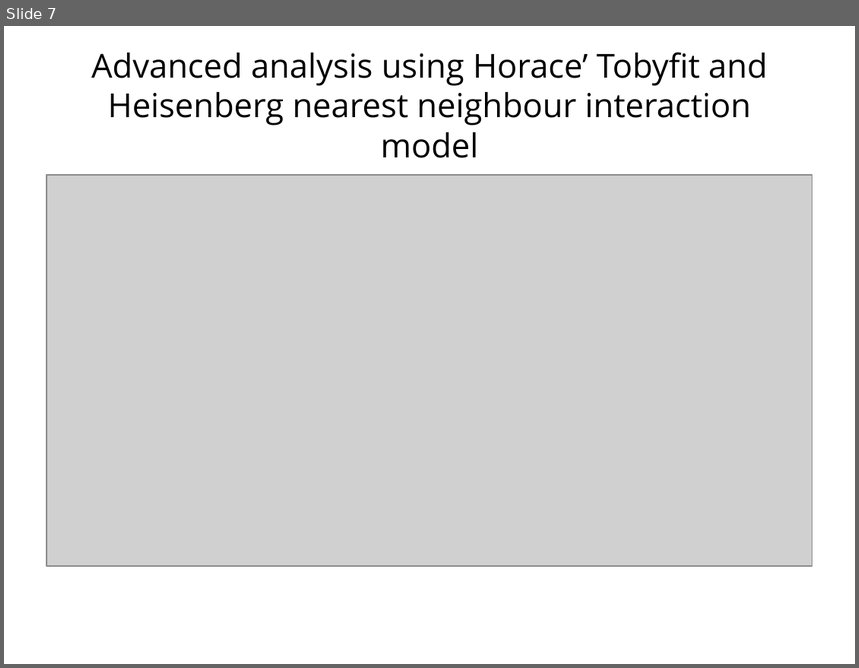
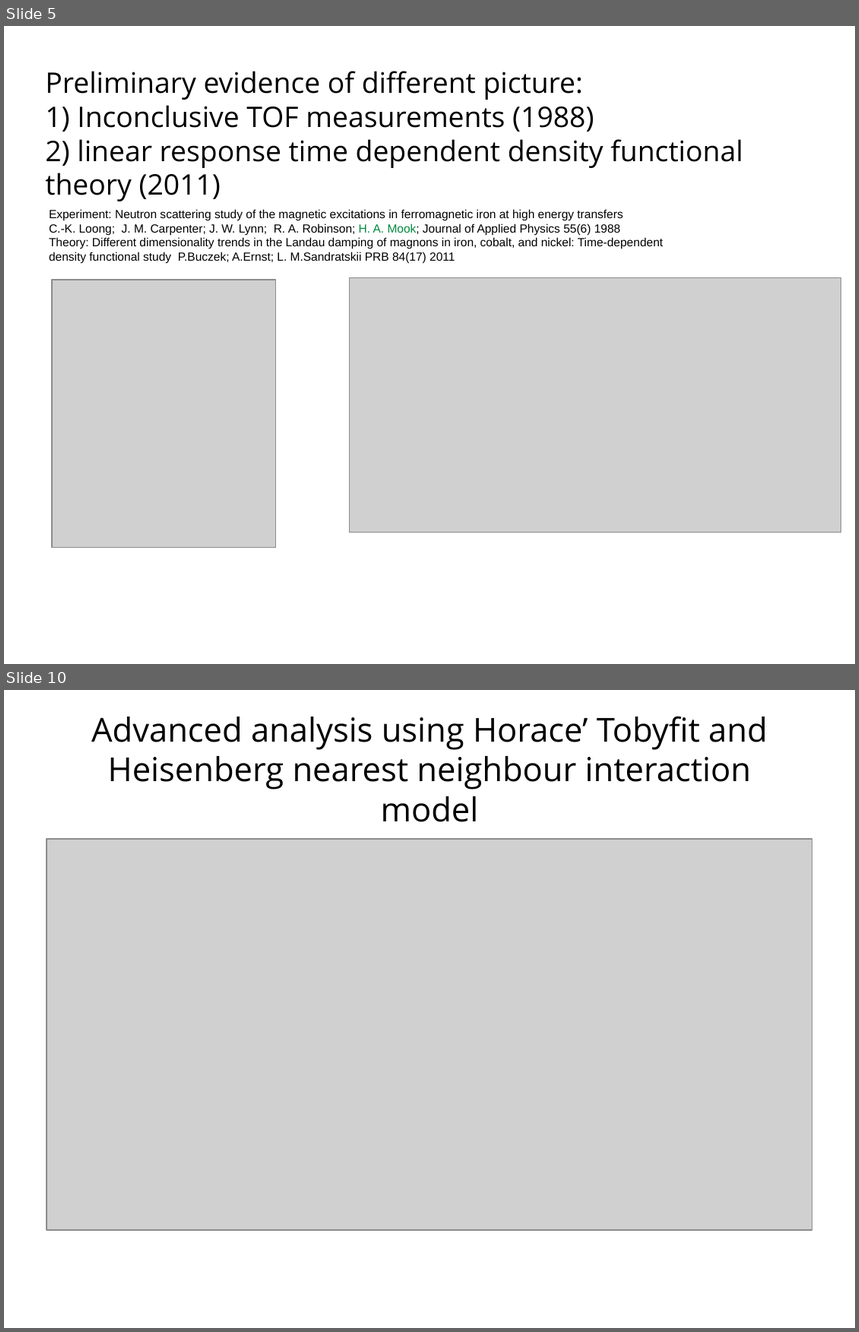
Before and after one commit to abuts/Fe, a slide deck: June2017/Icns2017/ICNS2017.ppt. Shown one above the other, each under a label of ours: slide 7 before the commit, slides 5 and 10 after it; the slides between them are not shown. The pictures are 859x668 and 859x1332 pixels, drawn with LibreOffice and Linux fonts; fonts in the diff are those of the drawing; grey boxes stand for pictures; background and template pictures are left out. Boxes give left, top, right and bottom in pixels: in the first picture for what was removed or moved away, otherwise in the second. Text is boxed around its words. In the diff, an @@ line names an element or a change of style, - is before the commit and + after.

```diff
--- a/June2017/Icns2017/ICNS2017.ppt
+++ b/June2017/Icns2017/ICNS2017.ppt
@@ slide 5 added at (4,26,855,664), background #FFFFFF @@
@@ title added at (45,71,743,202), 24 pt, text #000000 @@
+Preliminary evidence of different picture:
+1) Inconclusive TOF measurements (1988)
+2) linear response time dependent density functional theory (2011)
@@ text added at (49,209,663,263), 10 pt, text #000000 @@
+Experiment: Neutron scattering study of the magnetic excitations in ferromagnetic iron at high energy transfers
+C.-K. Loong; J. M. Carpenter; J. W. Lynn; R. A. Robinson; H. A. Mook; Journal of Applied Physics 55(6) 1988
+Theory: Different dimensionality trends in the Landau damping of magnons in iron, cobalt, and nickel: Time-dependent density functional study P.Buczek; A.Ernst; L. M.Sandratskii PRB 84(17) 2011
@@ picture added at (52,280,275,548) @@
@@ picture added at (350,278,842,532) @@
@@ what was slide 7 is now slide 10 @@
```
Also in this commit, not shown: 4 slides changed, 4 other slides added, 2 slides removed.
